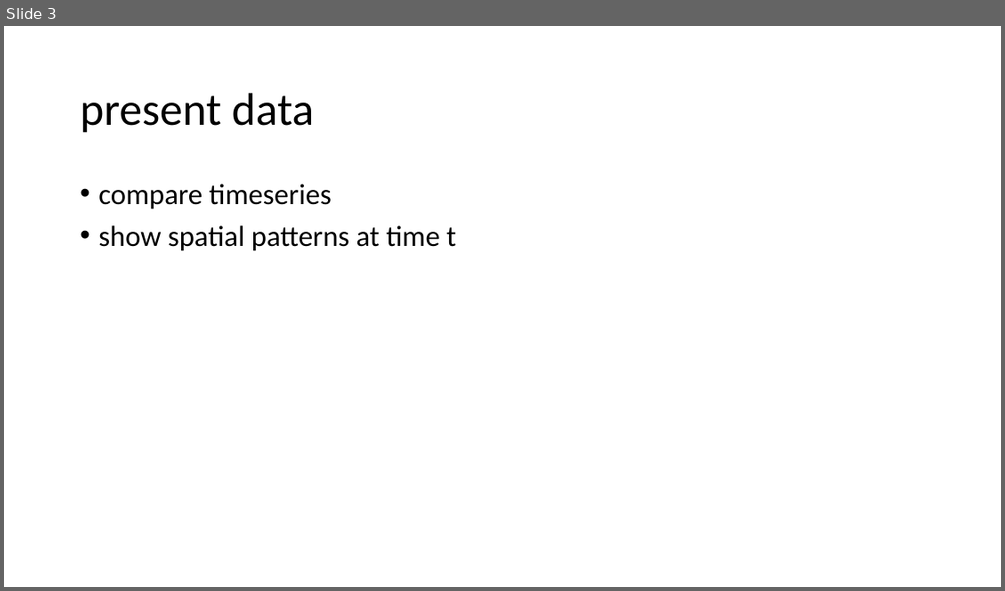
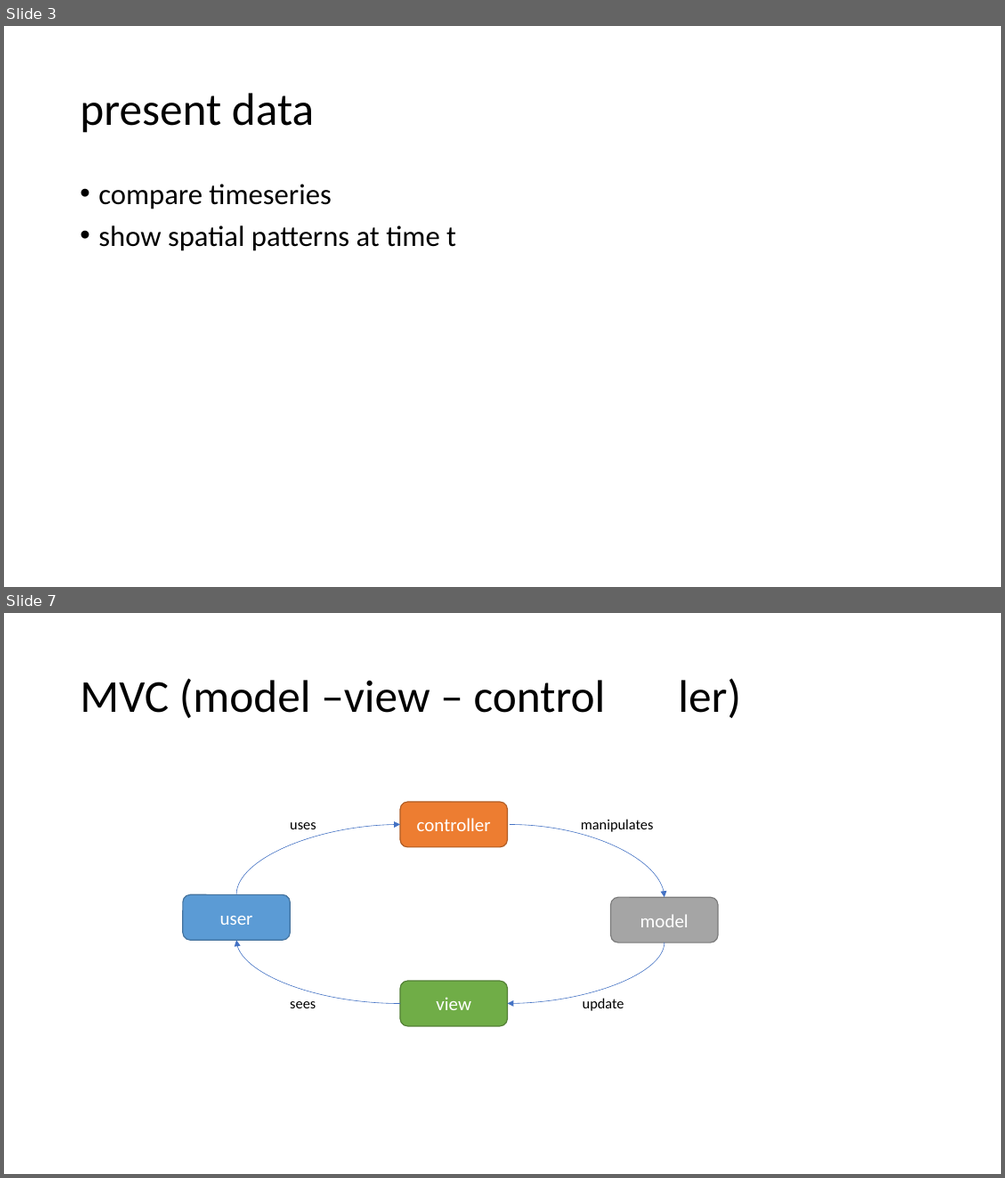
Before and after one commit to ditori1976/covid_app, a slide deck: notebooks/interactions.pptx. Shown one above the other, each under a label of ours: slide 3 before the commit, slides 3 and 7 after it; the slides between them are not shown. The pictures are 1005x591 and 1005x1178 pixels, drawn with LibreOffice and Linux fonts; fonts in the diff are those of the drawing. Boxes give left, top, right and bottom in pixels: in the first picture for what was removed or moved away, otherwise in the second. Text is boxed around its words. In the diff, an @@ line names an element or a change of style, - is before the commit and + after.

```diff
--- a/notebooks/interactions.pptx
+++ b/notebooks/interactions.pptx
@@ slide 7 added at (x1=4, y1=613, x2=1001, y2=1174), background #FFFFFF @@
@@ title added at (x1=80, y1=678, x2=741, y2=718), 44 pt, text #000000 @@
+MVC (model –view – control ler)
@@ curved arrow added from (236, 895) to (400, 825), #4472C4 0.5 pt @@
@@ text added at (x1=290, y1=822, x2=316, y2=829), 14 pt, text #000000 @@
+uses
@@ rounded rectangle added at (x1=400, y1=802, x2=507, y2=847), fill #ED7D31, outline #AF5C24 1 pt, 18 pt, text #FFFFFF @@
+controller
@@ curved arrow added from (510, 825) to (664, 897), #4472C4 0.5 pt @@
@@ text added at (x1=581, y1=819, x2=654, y2=832), 14 pt, text #000000 @@
+manipulates
@@ rounded rectangle added at (x1=183, y1=895, x2=290, y2=941), fill #5B9BD5, outline #43739E 1 pt, 18 pt, text #FFFFFF @@
+user
@@ rounded rectangle added at (x1=610, y1=897, x2=718, y2=943), fill #A5A5A5, outline #7A7A7A 1 pt, 18 pt, text #FFFFFF @@
+model
@@ curved arrow added from (400, 1004) to (236, 940), #4472C4 0.5 pt @@
@@ curved arrow added from (664, 943) to (507, 1004), #4472C4 0.5 pt @@
@@ rounded rectangle added at (x1=400, y1=981, x2=507, y2=1027), fill #70AD47, outline #538035 1 pt, 18 pt, text #FFFFFF @@
+view
@@ text added at (x1=290, y1=1001, x2=316, y2=1008), 14 pt, text #000000 @@
+sees
@@ text added at (x1=582, y1=997, x2=624, y2=1011), 14 pt, text #000000 @@
+update
```
Also in this commit, not shown: 1 slide changed, 3 other slides added, 4 other files.
